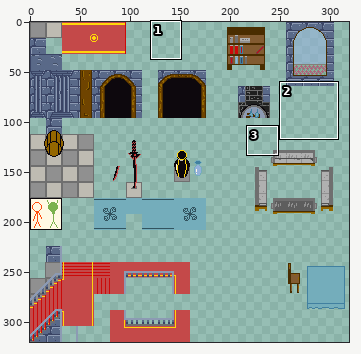
Sprite sheet -- Asset/Tiles/Mansion.png. Above: a wide view before the commit, with the close-up outlined.
Close-up. The starting point:
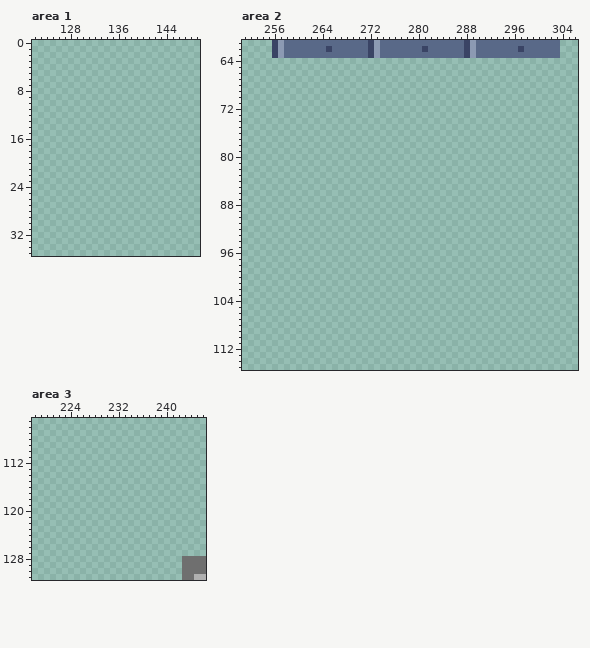
The file is 320x320 pixels. Colours within 5 levels of each other are drawn and written as one. Shown: area 1: x 122..149, y 0..35; area 2: x 251..306, y 61..115; area 3: x 218..246, y 105..131. The wide view leaves out empty margins.
After the commit:
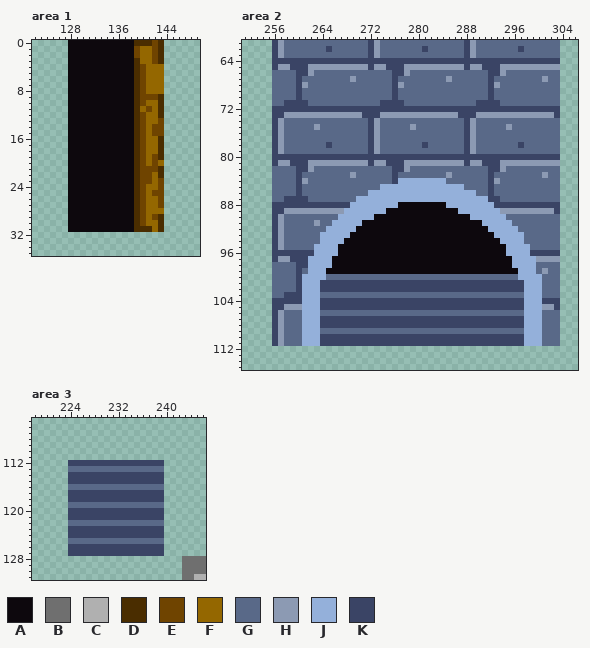
Palette (. is transparent): A #0d080d  B #6f6f6f  C #b0b0b0  D #4a2d00  E #6f4400  F #946700  G #596988  H #8c9ab3  J #94b0da  K #3a4465
From the commit log: Update Mansion.png New Door And Stairs
Diff:
Area 1:
y 0: x 128..143 ................ -> AAAAAAAAAAADDDED
y 1..2: x 128..143 ................ -> AAAAAAAAAAAEFFED
y 3: x 128..143 ................ -> AAAAAAAAAAADFFED
y 4..8: x 128..143 ................ -> AAAAAAAAAAADEFFF
y 9: x 128..143 ................ -> AAAAAAAAAAADEEED
y 10: x 128..143 ................ -> AAAAAAAAAAADEFFD
y 11: x 128..143 ................ -> AAAAAAAAAAADFEFD
y 12: x 128..143 ................ -> AAAAAAAAAAADEFFD
y 13: x 128..143 ................ -> AAAAAAAAAAADEFFE
y 14..15: x 128..143 ................ -> AAAAAAAAAAADEFEE
y 16..18: x 128..143 ................ -> AAAAAAAAAAADEFFD
y 19: x 128..143 ................ -> AAAAAAAAAAADEFED
y 20: x 128..143 ................ -> AAAAAAAAAAADEFEF
y 21: x 128..143 ................ -> AAAAAAAAAAADEEED
y 22: x 128..143 ................ -> AAAAAAAAAAADEEFD
y 23: x 128..143 ................ -> AAAAAAAAAAADEEFE
y 24: x 128..143 ................ -> AAAAAAAAAAADEFFE
y 25: x 128..143 ................ -> AAAAAAAAAAADEFEE
y 26..27: x 128..143 ................ -> AAAAAAAAAAADEFFE
y 28: x 128..143 ................ -> AAAAAAAAAAADEFFF
y 29: x 128..143 ................ -> AAAAAAAAAAADEFED
y 30: x 128..143 ................ -> AAAAAAAAAAADEFFD
y 31: x 128..143 ................ -> AAAAAAAAAAADDDFD
Area 2:
y 64: x 256..303 ................................................ -> KKKKKKKKKKKKKKKKKKKKKKKKKKKKKKKKKKKKKKKKKKKKKKKK
y 65: x 256..303 ................................................ -> KHHKKKHHHHHHHHHHKHHKKKHHHHHHHHHHKHHKKKHHHHHHHHHH
y 66: x 256..303 ................................................ -> GGGGKKHGGGGGGGGGGGGGKKHGGGGGGGGGGGGGKKHGGGGGGGGG
y 67: x 256..303 ................................................ -> GGGGKGGGGGGGGHGGGGGGKGGGGGGGGHGGGGGGKGGGGGGGGHGG
y 68: x 256..303 ................................................ -> GGGGKHGGGGGGGGGGGGGGKHGGGGGGGGGGGGGGKHGGGGGGGGGG
y 69..70: x 256..303 ................................................ -> GGGGKGGGGGGGGGGGGGGGKGGGGGGGGGGGGGGGKGGGGGGGGGGG
y 71: x 256..303 ................................................ -> GGKKKKGGGGGGGGGGGGKKKKGGGGGGGGGGGGKKKKGGGGGGGGGG
y 72: x 256..303 ................................................ -> KKKKKKKKKKKKKKKKKKKKKKKKKKKKKKKKKKKKKKKKKKKKKKKK
y 73: x 256..303 ................................................ -> KKHHHHHHHHHHHHHKKKHHHHHHHHHHHHHKKKHHHHHHHHHHHHHK
y 74: x 256..303 ................................................ -> KHGGGGGGGGGGGGGGKHGGGGGGGGGGGGGGKHGGGGGGGGGGGGGG
y 75: x 256..303 ................................................ -> KHGGGGGHGGGGGGGGKHGGGGGHGGGGGGGGKHGGGGGHGGGGGGGG
y 76..77: x 256..303 ................................................ -> KHGGGGGGGGGGGGGGKHGGGGGGGGGGGGGGKHGGGGGGGGGGGGGG
y 78: x 256..303 ................................................ -> KHGGGGGGGKGGGGGGKHGGGGGGGKGGGGGGKHGGGGGGGKGGGGGG
y 79: x 256..303 ................................................ -> KHGGGGGGGGGGGGGGKHGGGGGGGGGGGGGGKHGGGGGGGGGGGGGG
y 80: x 256..303 ................................................ -> KKKKKKKKKKKKKKKKKKKKKKKKKKKKKKKKKKKKKKKKKKKKKKKK
y 81: x 256..303 ................................................ -> KHHKKKHHHHHHHHHHKHHKKKHHHHHHHHHHKHHKKKHHHHHHHHHH
y 82: x 256..303 ................................................ -> GGGGKKHGGGGGGGGGGGGGKKHGGGGGGGGGGGGGKKHGGGGGGGGG
y 83: x 256..303 ................................................ -> GGGGKGGGGGGGGHGGGGGGKGGGGGGGGHGGGGGGKGGGGGGGGHGG
y 84: x 256..303 ................................................ -> GGGGKHGGGGGGGGGGGGGGKJJJJJJJJGGGGGGGKHGGGGGGGGGG
y 85: x 256..303 ................................................ -> GGGGKGGGGGGGGGGGGGJJJJJJJJJJJJJJGGGGKGGGGGGGGGGG
y 86: x 256..303 ................................................ -> GGGGKGGGGGGGGGGGJJJJJJJJJJJJJJJJJJGGKGGGGGGGGGGG
y 87: x 256..303 ................................................ -> GGKKKKGGGGGGGGJJJJJJJJJJJJJJJJJJJJJJKKGGGGGGGGGG
y 88: x 256..303 ................................................ -> KKKKKKKKKKKKKJJJJJJJJAAAAAAAAJJJJJJJJKKKKKKKKKKK
y 89: x 256..303 ................................................ -> KKHHHHHHHHHHJJJJJJJAAAAAAAAAAAAJJJJJJJHHHHHHHHHK
y 90: x 256..303 ................................................ -> KHGGGGGGGGGJJJJJJAAAAAAAAAAAAAAAAJJJJJJGGGGGGGGG
y 91: x 256..303 ................................................ -> KHGGGGGHGGJJJJJAAAAAAAAAAAAAAAAAAAAJJJJJGGGGGGGG
y 92: x 256..303 ................................................ -> KHGGGGGGGJJJJJAAAAAAAAAAAAAAAAAAAAAAJJJJJGGGGGGG
y 93: x 256..303 ................................................ -> KHGGGGGGJJJJJAAAAAAAAAAAAAAAAAAAAAAAAJJJJJGGGGGG
y 94: x 256..303 ................................................ -> KHGGGGGGJJJJAAAAAAAAAAAAAAAAAAAAAAAAAAJJJJGGGGGG
y 95: x 256..303 ................................................ -> KHGGGGGJJJJAAAAAAAAAAAAAAAAAAAAAAAAAAAAJJJJGGGGG
y 96: x 256..303 ................................................ -> KKKKKKKJJJJAAAAAAAAAAAAAAAAAAAAAAAAAAAAJJJJKKKKK
y 97: x 256..303 ................................................ -> KHHKKKJJJJAAAAAAAAAAAAAAAAAAAAAAAAAAAAAAJJJJHHHH
y 98: x 256..303 ................................................ -> GGGGKKJJJJAAAAAAAAAAAAAAAAAAAAAAAAAAAAAAJJJJGGGG
y 99: x 256..303 ................................................ -> GGGGKGJJJAAAAAAAAAAAAAAAAAAAAAAAAAAAAAAAAJJJGHGG
y 100: x 256..303 ................................................ -> GGGGKJJJJGGGGGGGGGGGGGGGGGGGGGGGGGGGGGGGGJJJJGGG
y 101..102: x 256..303 ................................................ -> GGGGKJJJKKKKKKKKKKKKKKKKKKKKKKKKKKKKKKKKKKJJJGGG
y 103: x 256..303 ................................................ -> GGKKKJJJGGGGGGGGGGGGGGGGGGGGGGGGGGGGGGGGGGJJJGGG
y 104: x 256..303 ................................................ -> KKKKKJJJKKKKKKKKKKKKKKKKKKKKKKKKKKKKKKKKKKJJJKKK
y 105: x 256..303 ................................................ -> KKHHHJJJKKKKKKKKKKKKKKKKKKKKKKKKKKKKKKKKKKJJJHHK
y 106: x 256..303 ................................................ -> KHGGGJJJGGGGGGGGGGGGGGGGGGGGGGGGGGGGGGGGGGJJJGGG
y 107..108: x 256..303 ................................................ -> KHGGGJJJKKKKKKKKKKKKKKKKKKKKKKKKKKKKKKKKKKJJJGGG
y 109: x 256..303 ................................................ -> KHGGGJJJGGGGGGGGGGGGGGGGGGGGGGGGGGGGGGGGGGJJJGGG
y 110..111: x 256..303 ................................................ -> KHGGGJJJKKKKKKKKKKKKKKKKKKKKKKKKKKKKKKKKKKJJJGGG
Area 3:
y 112: x 224..239 ................ -> KKKKKKKKKKKKKKKK
y 113: x 224..239 ................ -> GGGGGGGGGGGGGGGG
y 114..115: x 224..239 ................ -> KKKKKKKKKKKKKKKK
y 116: x 224..239 ................ -> GGGGGGGGGGGGGGGG
y 117..118: x 224..239 ................ -> KKKKKKKKKKKKKKKK
y 119: x 224..239 ................ -> GGGGGGGGGGGGGGGG
y 120..121: x 224..239 ................ -> KKKKKKKKKKKKKKKK
y 122: x 224..239 ................ -> GGGGGGGGGGGGGGGG
y 123..124: x 224..239 ................ -> KKKKKKKKKKKKKKKK
y 125: x 224..239 ................ -> GGGGGGGGGGGGGGGG
y 126..127: x 224..239 ................ -> KKKKKKKKKKKKKKKK
